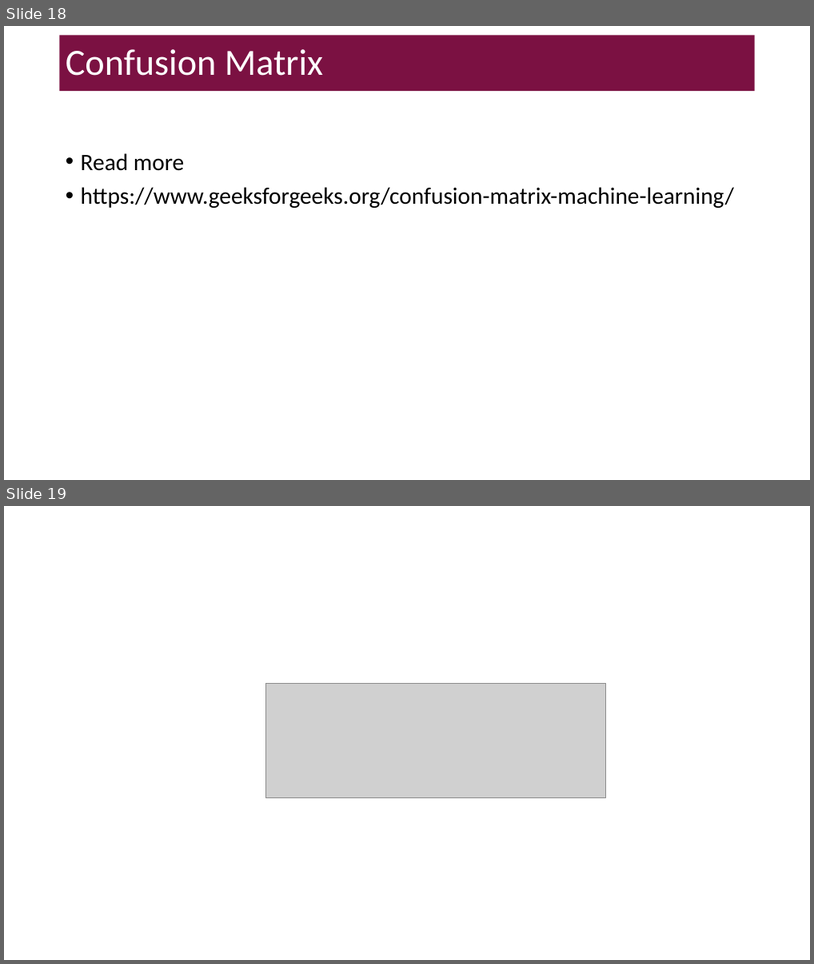
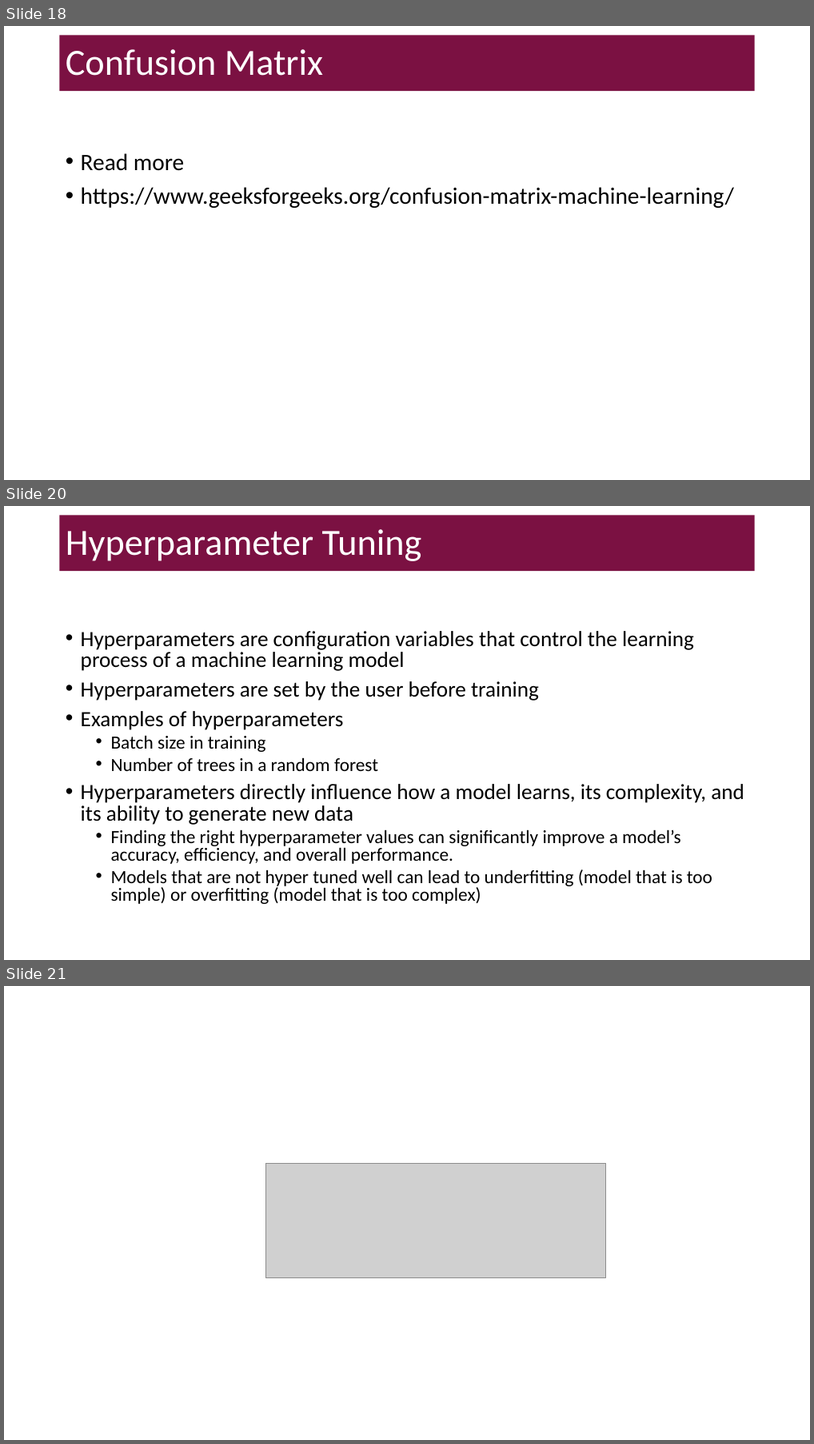
Before and after one commit to lotaylor23/MS-CC_2025, a slide deck: Mentorship/files/Assignments/MachineLearning/Algorithms_MachineLearning.pptx. Shown one above the other, each under a label of ours: slides 18 and 19 before the commit, slides 18, 20 and 21 after it; the slides between them are not shown. The pictures are 814x964 and 814x1444 pixels, drawn with LibreOffice and Linux fonts; fonts in the diff are those of the drawing; grey boxes stand for pictures; background and template pictures are left out. Boxes give left, top, right and bottom in pixels: in the first picture for what was removed or moved away, otherwise in the second. Text is boxed around its words. In the diff, an @@ line names an element or a change of style, - is before the commit and + after.

```diff
--- a/Mentorship/files/Assignments/MachineLearning/Algorithms_MachineLearning.pptx
+++ b/Mentorship/files/Assignments/MachineLearning/Algorithms_MachineLearning.pptx
@@ slide 20 added at (x1=4, y1=506, x2=810, y2=960), background #FFFFFF @@
@@ title added at (x1=60, y1=515, x2=755, y2=572), fill #7B1142, 44 pt, text #FFFFFF @@
+Hyperparameter Tuning
@@ text added at (x1=81, y1=631, x2=745, y2=904), 22.2 pt, text #000000 @@
+• Hyperparameters are configuration variables that control the learning process of a machine learning model
+• Hyperparameters are set by the user before training
+• Examples of hyperparameters
+  • Batch size in training
+  • Number of trees in a random forest
+• Hyperparameters directly influence how a model learns, its complexity, and its ability to generate new data
+  • Finding the right hyperparameter values can significantly improve a model’s accuracy, efficiency, and overall performance.
+  • Models that are not hyper tuned well can lead to underfitting (model that is too simple) or overfitting (model that is too complex)
@@ what was slide 19 is now slide 21 @@
```
Also in this commit, not shown: 1 other slide added.
